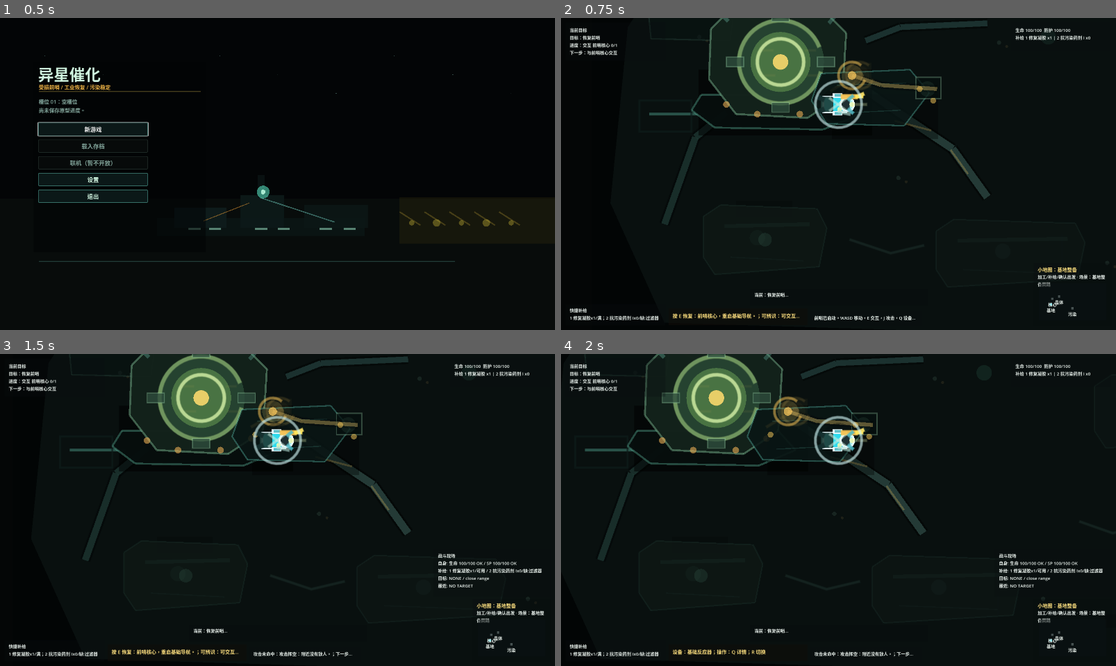
Above: before the commit, frames 1-4 (two rows, left to right).
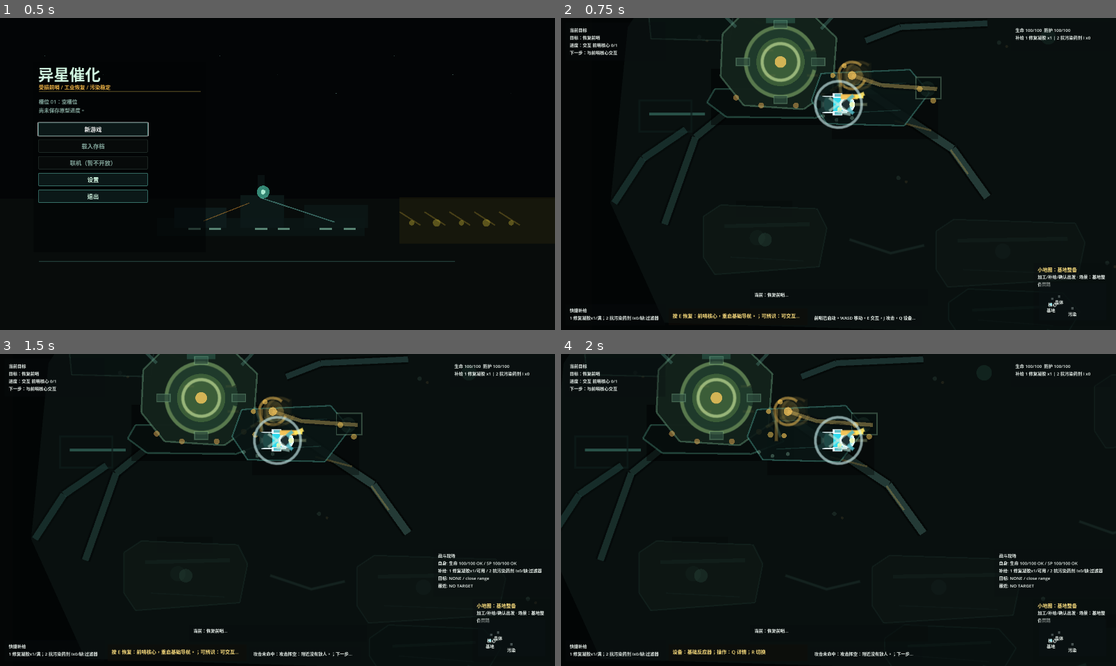
Above: after the commit, the same moments.

Repository: laugh0608/RadishCatalyst
Game: Godot game, scene res://scenes/boot/Boot.tscn
Same seed, same stepped clock (60 frames per second), same inputs: the game is played once before the commit and once after it.
Inputs (mouse positions are in pixels of both pictures, inside the frame that each line leads up to):
- Up to frame 1 (0.5 s): no input
- Up to frame 2 (0.75 s): click "新游戏" at 0.5 s
- Up to frame 3 (1.5 s): tap Enter at 1.25 s; move the mouse to (399, 494) at 1.27 s; hold D (move_right) from 1.28 s (still down); tap J (attack) at 1.35 s; click (399, 494) at 1.42 s
- Up to frame 4 (2 s): keep holding D (move_right)

Frame 1 is identical in both runs. In frame 2, 4.2% of the frame differs, in the area x 9-53%, y 0-60%; in frame 3, 4.2%; in frame 4, 4.2%.
Error in both runs: Invalid type in function '_draw_polyline_closed' in base 'Node2D (DemoBaseStartupPresentationLayer)'. The array of argument 1 (Array) does not have the same el…

Commit message:
fix: 补强基地首屏空间与修复动作

Diff:
--- a/client/scripts/checks/demo_prototype_visual_pass_check.gd
+++ b/client/scripts/checks/demo_prototype_visual_pass_check.gd
@@ -407,6 +407,10 @@
 		_expect_equal(startup_layer.has_presentation_shape("startup_presentation.diegetic_repair_port"), true, "startup presentation uses a diegetic repair port")
 		_expect_equal(startup_layer.has_presentation_shape("startup_presentation.player_service_rig"), true, "startup presentation anchors the player on a service rig")
 		_expect_equal(startup_layer.has_presentation_shape("startup_presentation.floor_debris_and_bolts"), true, "startup presentation breaks up the flat floor with material detail")
+		_expect_equal(startup_layer.has_presentation_shape("startup_presentation.perimeter_industrial_assets"), true, "startup presentation fills empty space with low-priority industrial assets")
+		_expect_equal(startup_layer.has_presentation_shape("startup_presentation.broken_pipe_runs"), true, "startup presentation adds broken pipe runs around the first screen")
+		_expect_equal(startup_layer.has_presentation_shape("startup_presentation.player_repair_action"), true, "startup presentation shows the player repair action")
+		_expect_equal(startup_layer.has_presentation_shape("startup_presentation.depth_shadow_layers"), true, "startup presentation adds depth shadow layers")
 		var player := map.get_node("Player") as PlayerController
 		_expect_equal(startup_layer.z_index < player.z_index, true, "startup presentation stays below the player actor")
 	if base_layer != null:
--- a/client/scripts/checks/first_hour_readability_check.gd
+++ b/client/scripts/checks/first_hour_readability_check.gd
@@ -200,6 +200,10 @@
 		host._expect_equal(startup_presentation.has_presentation_shape("startup_presentation.diegetic_repair_port"), true, "startup presentation exposes a repair port instead of an orange debug mark")
 		host._expect_equal(startup_presentation.has_presentation_shape("startup_presentation.player_service_rig"), true, "startup presentation gives the player a readable work position")
 		host._expect_equal(startup_presentation.has_presentation_shape("startup_presentation.floor_debris_and_bolts"), true, "startup presentation adds material breakup to the first-screen floor")
+		host._expect_equal(startup_presentation.has_presentation_shape("startup_presentation.perimeter_industrial_assets"), true, "startup presentation fills surrounding space without restoring the debug map")
+		host._expect_equal(startup_presentation.has_presentation_shape("startup_presentation.broken_pipe_runs"), true, "startup presentation uses broken pipe runs as low-priority scene context")
+		host._expect_equal(startup_presentation.has_presentation_shape("startup_presentation.player_repair_action"), true, "startup presentation makes the player repair action visible")
+		host._expect_equal(startup_presentation.has_presentation_shape("startup_presentation.depth_shadow_layers"), true, "startup presentation keeps depth instead of a flat dark field")
 		host._expect_equal(startup_presentation.z_index < player.z_index, true, "startup presentation stays below the playable actor")
 	if focus_depth != null:
 		focus_depth.refresh_focus_depth(player.position)
--- a/client/scripts/map/demo_base_startup_presentation_layer.gd
+++ b/client/scripts/map/demo_base_startup_presentation_layer.gd
@@ -16,6 +16,10 @@
 	"startup_presentation.diegetic_repair_port": true,
 	"startup_presentation.player_service_rig": true,
 	"startup_presentation.floor_debris_and_bolts": true,
+	"startup_presentation.perimeter_industrial_assets": true,
+	"startup_presentation.broken_pipe_runs": true,
+	"startup_presentation.player_repair_action": true,
+	"startup_presentation.depth_shadow_layers": true,
 }
 
 const BACKDROP_RECT := Rect2(Vector2(-760.0, -420.0), Vector2(1520.0, 840.0))
@@ -59,10 +63,13 @@
 	_draw_hangar_floor()
 	_draw_floor_material_breakup()
 	_draw_device_silhouettes()
+	_draw_perimeter_industrial_assets()
+	_draw_broken_pipe_runs()
 	_draw_cable_runs()
 	_draw_core_machine()
 	_draw_player_work_pad()
 	_draw_diegetic_repair_anchor()
+	_draw_player_repair_action()
 
 
 func _should_show_startup_presentation(world_state: WorldState) -> bool:
@@ -78,6 +85,9 @@
 	draw_rect(Rect2(Vector2(330.0, -420.0), Vector2(430.0, 840.0)), Color(0.012, 0.018, 0.019, 0.78), true)
 	draw_rect(Rect2(Vector2(-700.0, -318.0), Vector2(1360.0, 34.0)), Color(0.018, 0.031, 0.032, 0.92), true)
 	draw_rect(Rect2(Vector2(-700.0, 252.0), Vector2(1360.0, 48.0)), Color(0.018, 0.028, 0.028, 0.94), true)
+	draw_rect(Rect2(Vector2(180.0, -250.0), Vector2(260.0, 40.0)), Color(0.0, 0.006, 0.006, 0.20), true)
+	draw_rect(Rect2(Vector2(-110.0, 226.0), Vector2(300.0, 44.0)), Color(0.0, 0.006, 0.006, 0.22), true)
+	draw_rect(Rect2(Vector2(250.0, 154.0), Vector2(250.0, 36.0)), Color(0.0, 0.006, 0.006, 0.18), true)
 
 
 func _draw_local_shadows() -> void:
@@ -87,6 +97,9 @@
 	_draw_soft_shadow(Vector2(-268.0, 92.0), Vector2(300.0, 82.0), 0.26)
 	_draw_soft_shadow(Vector2(-316.0, -76.0), Vector2(150.0, 116.0), 0.24)
 	_draw_soft_shadow(Vector2(-222.0, -42.0), Vector2(140.0, 62.0), 0.32)
+	_draw_soft_shadow(Vector2(150.0, -76.0), Vector2(178.0, 70.0), 0.24)
+	_draw_soft_shadow(Vector2(102.0, 130.0), Vector2(250.0, 64.0), 0.22)
+	_draw_soft_shadow(Vector2(320.0, 40.0), Vector2(210.0, 56.0), 0.20)
 
 
 func _draw_hangar_floor() -> void:
@@ -173,54 +186,54 @@
 
 
 func _draw_core_machine() -> void:
-	_draw_soft_shadow(CORE_CENTER + Vector2(5.0, 42.0), Vector2(180.0, 68.0), 0.52)
+	_draw_soft_shadow(CORE_CENTER + Vector2(4.0, 36.0), Vector2(152.0, 58.0), 0.46)
 	var plinth := PackedVector2Array([
-		CORE_CENTER + Vector2(-82.0, 34.0),
-		CORE_CENTER + Vector2(64.0, 34.0),
-		CORE_CENTER + Vector2(82.0, 54.0),
-		CORE_CENTER + Vector2(44.0, 70.0),
-		CORE_CENTER + Vector2(-68.0, 68.0),
-		CORE_CENTER + Vector2(-92.0, 50.0),
+		CORE_CENTER + Vector2(-68.0, 28.0),
+		CORE_CENTER + Vector2(54.0, 28.0),
+		CORE_CENTER + Vector2(70.0, 45.0),
+		CORE_CENTER + Vector2(36.0, 58.0),
+		CORE_CENTER + Vector2(-56.0, 57.0),
+		CORE_CENTER + Vector2(-76.0, 42.0),
 	])
 	draw_colored_polygon(plinth, Color(0.024, 0.054, 0.050, 0.98))
-	_draw_polyline_closed([plinth[0], plinth[1], plinth[2], plinth[3], plinth[4], plinth[5]], Color(0.42, 0.82, 0.70, 0.32), 2.0)
+	_draw_polyline_closed([plinth[0], plinth[1], plinth[2], plinth[3], plinth[4], plinth[5]], Color(0.42, 0.82, 0.70, 0.26), 1.8)
 
 	var housing := PackedVector2Array([
-		CORE_CENTER + Vector2(-72.0, -34.0),
-		CORE_CENTER + Vector2(-42.0, -64.0),
-		CORE_CENTER + Vector2(36.0, -62.0),
-		CORE_CENTER + Vector2(68.0, -30.0),
-		CORE_CENTER + Vector2(64.0, 34.0),
-		CORE_CENTER + Vector2(28.0, 58.0),
-		CORE_CENTER + Vector2(-46.0, 54.0),
-		CORE_CENTER + Vector2(-74.0, 18.0),
+		CORE_CENTER + Vector2(-60.0, -29.0),
+		CORE_CENTER + Vector2(-35.0, -54.0),
+		CORE_CENTER + Vector2(30.0, -52.0),
+		CORE_CENTER + Vector2(58.0, -25.0),
+		CORE_CENTER + Vector2(54.0, 28.0),
+		CORE_CENTER + Vector2(24.0, 49.0),
+		CORE_CENTER + Vector2(-38.0, 45.0),
+		CORE_CENTER + Vector2(-62.0, 15.0),
 	])
 	draw_colored_polygon(housing, Color(0.074, 0.132, 0.104, 0.98))
-	_draw_polyline_closed([housing[0], housing[1], housing[2], housing[3], housing[4], housing[5], housing[6], housing[7]], Color(0.58, 0.86, 0.68, 0.38), 2.0)
-
-	draw_circle(CORE_CENTER, 45.0, Color(0.19, 0.34, 0.24, 0.62))
-	draw_circle(CORE_CENTER, 31.0, Color(0.52, 0.76, 0.38, 0.38))
-	draw_arc(CORE_CENTER, 43.0, PI * 0.08, PI * 1.88, 46, Color(0.78, 0.96, 0.58, 0.46), 3.0, true)
-	draw_arc(CORE_CENTER, 24.0, 0.0, TAU, 38, Color(0.90, 1.0, 0.70, 0.72), 2.4, true)
-	draw_circle(CORE_CENTER, 8.0, Color(0.96, 0.84, 0.42, 0.92))
+	_draw_polyline_closed([housing[0], housing[1], housing[2], housing[3], housing[4], housing[5], housing[6], housing[7]], Color(0.58, 0.86, 0.68, 0.30), 1.8)
+
+	draw_circle(CORE_CENTER, 38.0, Color(0.16, 0.30, 0.22, 0.58))
+	draw_circle(CORE_CENTER, 25.0, Color(0.48, 0.68, 0.34, 0.30))
+	draw_arc(CORE_CENTER, 36.0, PI * 0.08, PI * 1.88, 42, Color(0.72, 0.88, 0.52, 0.38), 2.5, true)
+	draw_arc(CORE_CENTER, 19.0, 0.0, TAU, 34, Color(0.86, 0.96, 0.66, 0.58), 2.0, true)
+	draw_circle(CORE_CENTER, 6.0, Color(0.96, 0.78, 0.36, 0.82))
 
 	for angle in [0.0, PI * 0.5, PI, PI * 1.5]:
-		var marker_center := CORE_CENTER + Vector2(cos(angle), sin(angle)) * 47.0
-		draw_rect(Rect2(marker_center - Vector2(9.0, 5.0), Vector2(18.0, 10.0)), Color(0.18, 0.30, 0.24, 0.78), true)
-		draw_rect(Rect2(marker_center - Vector2(9.0, 5.0), Vector2(18.0, 10.0)), Color(0.70, 0.96, 0.76, 0.28), false, 1.0)
-
-	draw_line(CORE_CENTER + Vector2(-54.0, -42.0), CORE_CENTER + Vector2(-84.0, -72.0), Color(0.33, 0.58, 0.52, 0.46), 4.0)
-	draw_line(CORE_CENTER + Vector2(50.0, -40.0), CORE_CENTER + Vector2(78.0, -72.0), Color(0.33, 0.58, 0.52, 0.42), 4.0)
-	draw_rect(Rect2(CORE_CENTER + Vector2(-18.0, -90.0), Vector2(36.0, 44.0)), Color(0.42, 0.88, 0.76, 0.24), true)
-	draw_rect(Rect2(CORE_CENTER + Vector2(-10.0, -80.0), Vector2(20.0, 26.0)), Color(0.90, 1.0, 0.78, 0.22), true)
+		var marker_center := CORE_CENTER + Vector2(cos(angle), sin(angle)) * 39.0
+		draw_rect(Rect2(marker_center - Vector2(7.0, 4.0), Vector2(14.0, 8.0)), Color(0.18, 0.30, 0.24, 0.76), true)
+		draw_rect(Rect2(marker_center - Vector2(7.0, 4.0), Vector2(14.0, 8.0)), Color(0.70, 0.96, 0.76, 0.22), false, 1.0)
+
+	draw_line(CORE_CENTER + Vector2(-46.0, -36.0), CORE_CENTER + Vector2(-72.0, -62.0), Color(0.33, 0.58, 0.52, 0.36), 3.4)
+	draw_line(CORE_CENTER + Vector2(42.0, -34.0), CORE_CENTER + Vector2(66.0, -60.0), Color(0.33, 0.58, 0.52, 0.34), 3.4)
+	draw_rect(Rect2(CORE_CENTER + Vector2(-15.0, -76.0), Vector2(30.0, 36.0)), Color(0.42, 0.88, 0.76, 0.18), true)
+	draw_rect(Rect2(CORE_CENTER + Vector2(-8.0, -68.0), Vector2(16.0, 21.0)), Color(0.90, 1.0, 0.78, 0.16), true)
 
 	for point in [
-		CORE_CENTER + Vector2(-56.0, 44.0),
-		CORE_CENTER + Vector2(-24.0, 54.0),
-		CORE_CENTER + Vector2(20.0, 54.0),
-		CORE_CENTER + Vector2(52.0, 42.0),
+		CORE_CENTER + Vector2(-46.0, 37.0),
+		CORE_CENTER + Vector2(-20.0, 45.0),
+		CORE_CENTER + Vector2(16.0, 45.0),
+		CORE_CENTER + Vector2(44.0, 35.0),
 	]:
-		draw_circle(point, 3.4, Color(0.94, 0.70, 0.34, 0.58))
+		draw_circle(point, 3.0, Color(0.94, 0.70, 0.34, 0.48))
 
 
 func _draw_player_work_pad() -> void:
@@ -256,6 +269,18 @@
 		draw_circle(point, 3.0, Color(0.96, 0.78, 0.35, 0.52))
 
 
+func _draw_player_repair_action() -> void:
+	var tool_origin := Vector2(-248.0, -48.0)
+	var repair_port := CORE_CENTER + Vector2(62.0, 12.0)
+	draw_line(tool_origin, repair_port, Color(0.0, 0.010, 0.008, 0.42), 5.0, true)
+	draw_line(tool_origin, repair_port, Color(0.96, 0.76, 0.34, 0.34), 2.0, true)
+	draw_line(tool_origin + Vector2(4.0, -4.0), repair_port + Vector2(-6.0, -2.0), Color(0.72, 0.96, 0.78, 0.18), 1.4, true)
+	for point in [tool_origin + Vector2(8.0, -5.0), repair_port + Vector2(-8.0, 2.0), repair_port + Vector2(4.0, -8.0)]:
+		draw_circle(point, 2.6, Color(0.98, 0.78, 0.34, 0.62))
+	for offset in [Vector2(-18.0, 12.0), Vector2(-4.0, 16.0), Vector2(12.0, 14.0)]:
+		draw_circle(tool_origin + offset, 2.0, Color(0.70, 0.94, 0.82, 0.26))
+
+
 func _draw_floor_plate(rect: Rect2) -> void:
 	draw_rect(rect, Color(0.028, 0.056, 0.052, 0.62), true)
 	draw_rect(rect, Color(0.22, 0.40, 0.35, 0.20), false, 1.0)
@@ -287,8 +312,58 @@
 		Rect2(Vector2(-356.0, 52.0), Vector2(58.0, 16.0)),
 		Rect2(Vector2(-134.0, -158.0), Vector2(72.0, 18.0)),
 		Rect2(Vector2(92.0, 132.0), Vector2(62.0, 14.0)),
+		Rect2(Vector2(232.0, -34.0), Vector2(90.0, 18.0)),
+		Rect2(Vector2(176.0, 168.0), Vector2(84.0, 14.0)),
 	]:
 		draw_rect(stain, Color(0.002, 0.010, 0.010, 0.24), true)
+
+
+func _draw_perimeter_industrial_assets() -> void:
+	_draw_low_priority_machine_island(Vector2(330.0, -44.0), Vector2(132.0, 70.0), 0.22)
+	_draw_low_priority_machine_island(Vector2(206.0, 132.0), Vector2(150.0, 58.0), 0.20)
+	_draw_low_priority_machine_island(Vector2(-68.0, 168.0), Vector2(136.0, 50.0), 0.18)
+	_draw_maintenance_crate(Vector2(-154.0, -154.0), Vector2(46.0, 26.0))
+	_draw_maintenance_crate(Vector2(-54.0, -196.0), Vector2(38.0, 24.0))
+	_draw_maintenance_crate(Vector2(238.0, 60.0), Vector2(44.0, 24.0))
+	for point in [Vector2(288.0, 18.0), Vector2(370.0, -78.0), Vector2(138.0, 176.0), Vector2(-18.0, 208.0)]:
+		draw_circle(point, 8.0, Color(0.08, 0.18, 0.16, 0.24))
+		draw_circle(point, 3.2, Color(0.30, 0.52, 0.42, 0.22))
+
+
+func _draw_broken_pipe_runs() -> void:
+	_draw_pipe([Vector2(-482.0, 54.0), Vector2(-452.0, 8.0), Vector2(-408.0, -22.0)], Color(0.16, 0.32, 0.30, 0.46), 7.0)
+	_draw_pipe([Vector2(262.0, -88.0), Vector2(326.0, -108.0), Vector2(420.0, -110.0)], Color(0.12, 0.25, 0.24, 0.34), 6.0)
+	_draw_pipe([Vector2(76.0, 192.0), Vector2(126.0, 212.0), Vector2(190.0, 196.0)], Color(0.10, 0.22, 0.20, 0.32), 5.0)
+	for crack in [
+		[Vector2(282.0, 70.0), Vector2(326.0, 84.0), Vector2(376.0, 70.0)],
+		[Vector2(-34.0, 186.0), Vector2(16.0, 202.0), Vector2(72.0, 184.0)],
+		[Vector2(188.0, -152.0), Vector2(242.0, -168.0), Vector2(308.0, -160.0)],
+	]:
+		draw_polyline(PackedVector2Array(crack), Color(0.18, 0.34, 0.30, 0.20), 1.8, true)
+
+
+func _draw_low_priority_machine_island(center: Vector2, size: Vector2, alpha: float) -> void:
+	var half := size * 0.5
+	var points := PackedVector2Array([
+		center + Vector2(-half.x, -half.y + 14.0),
+		center + Vector2(-half.x + 20.0, -half.y),
+		center + Vector2(half.x - 18.0, -half.y + 4.0),
+		center + Vector2(half.x, -half.y + 24.0),
+		center + Vector2(half.x - 12.0, half.y - 6.0),
+		center + Vector2(-half.x + 12.0, half.y),
+		center + Vector2(-half.x, half.y - 18.0),
+	])
+	draw_colored_polygon(points, Color(0.028, 0.062, 0.058, alpha))
+	_draw_polyline_closed([points[0], points[1], points[2], points[3], points[4], points[5], points[6]], Color(0.22, 0.42, 0.36, alpha * 0.58), 1.4)
+	draw_line(center + Vector2(-half.x + 24.0, -half.y + 22.0), center + Vector2(half.x - 26.0, -half.y + 18.0), Color(0.20, 0.38, 0.34, alpha * 0.42), 3.0)
+	draw_line(center + Vector2(-half.x + 30.0, half.y - 18.0), center + Vector2(half.x - 28.0, half.y - 12.0), Color(0.20, 0.38, 0.34, alpha * 0.34), 1.2)
+
+
+func _draw_maintenance_crate(center: Vector2, size: Vector2) -> void:
+	var rect := Rect2(center - size * 0.5, size)
+	draw_rect(rect, Color(0.034, 0.064, 0.056, 0.46), true)
+	draw_rect(rect, Color(0.30, 0.50, 0.42, 0.20), false, 1.0)
+	draw_line(rect.position + Vector2(6.0, 7.0), rect.end - Vector2(7.0, 7.0), Color(0.30, 0.50, 0.42, 0.12), 1.0)
 
 
 func _draw_disabled_machine(center: Vector2, size: Vector2, fill_color: Color, edge_color: Color) -> void:
Not shown, changed: docs/devlogs/2026-W26.md
Not shown, changed: docs/features/demo-playable-ui-and-art-pass-v1.md
Not shown, changed: docs/planning/current.md
Not shown, changed: docs/planning/daily-start.md
Not shown, changed: scripts/check-client-demo-prototype-visual-pass.ps1
Not shown, changed: scripts/check-client-demo-prototype-visual-pass.py
